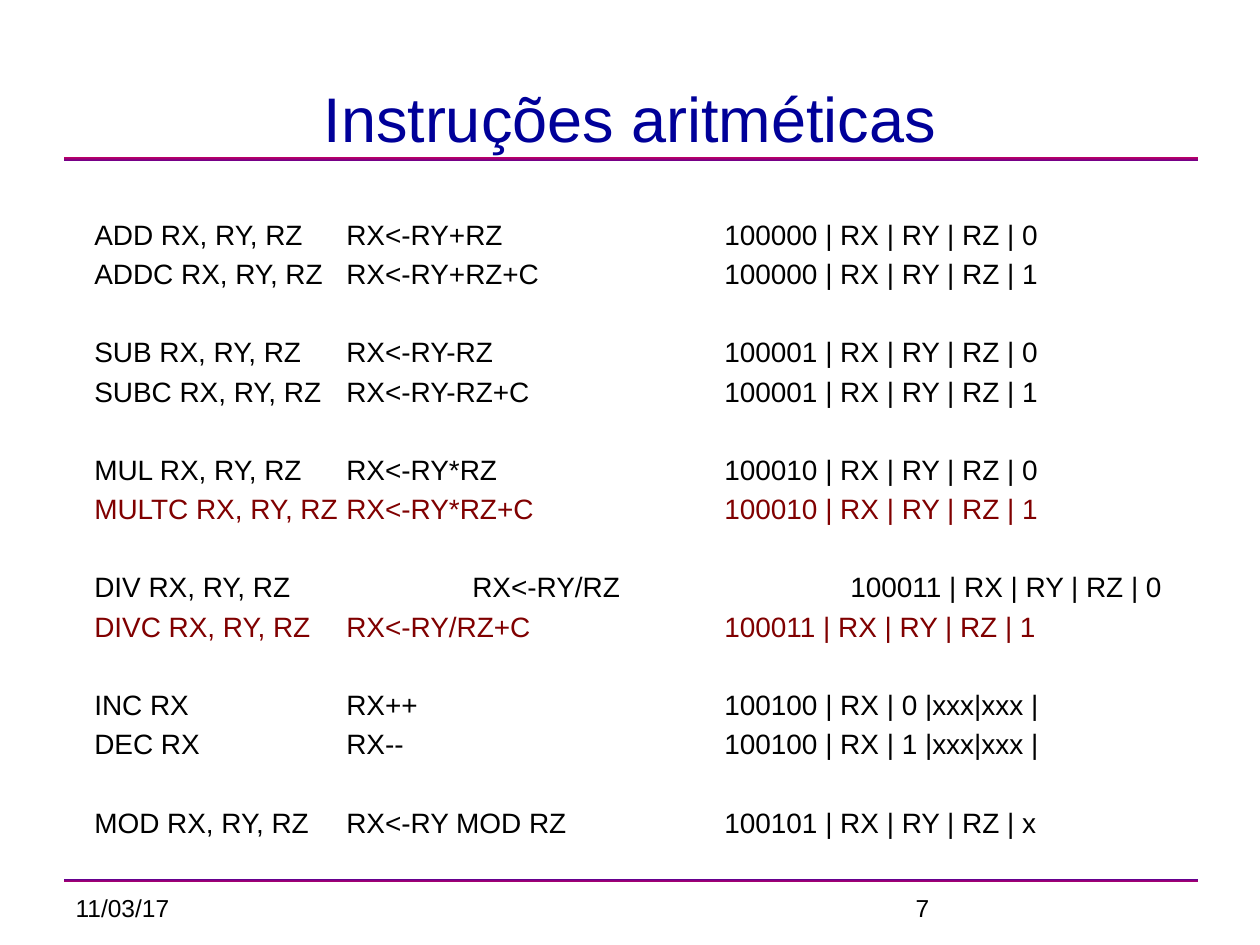
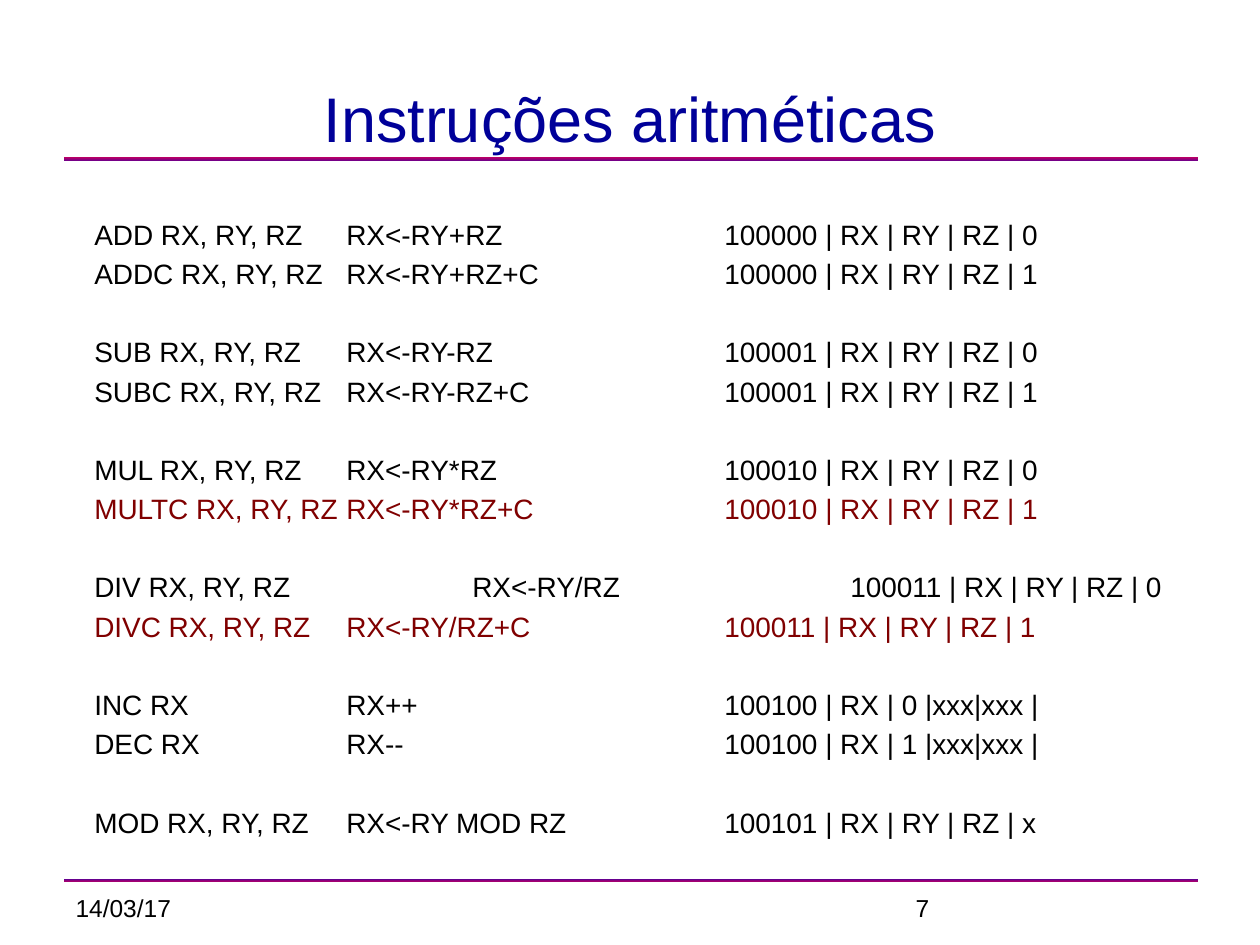
Before and after one commit to AndersonMarco/AP9, a slide deck: slide 7 of Manual/instrucoes_03_2014.odp. Drawn at 1260x945 pixels with LibreOffice and Linux fonts; fonts in the diff are those of the drawing. Boxes give left, top, right and bottom in pixels: in the first picture for what was removed or moved away, otherwise in the second. Text is boxed around its words. In the diff, an @@ line names an element or a change of style, - is before the commit and + after.

```diff
--- a/Manual/instrucoes_03_2014.odp
+++ b/Manual/instrucoes_03_2014.odp
@@ text at bbox=[76, 899, 171, 918]: text changed @@
-11/03/17
+14/03/17
```
Also in this commit, not shown: 17 other slides changed, 3 other files.
